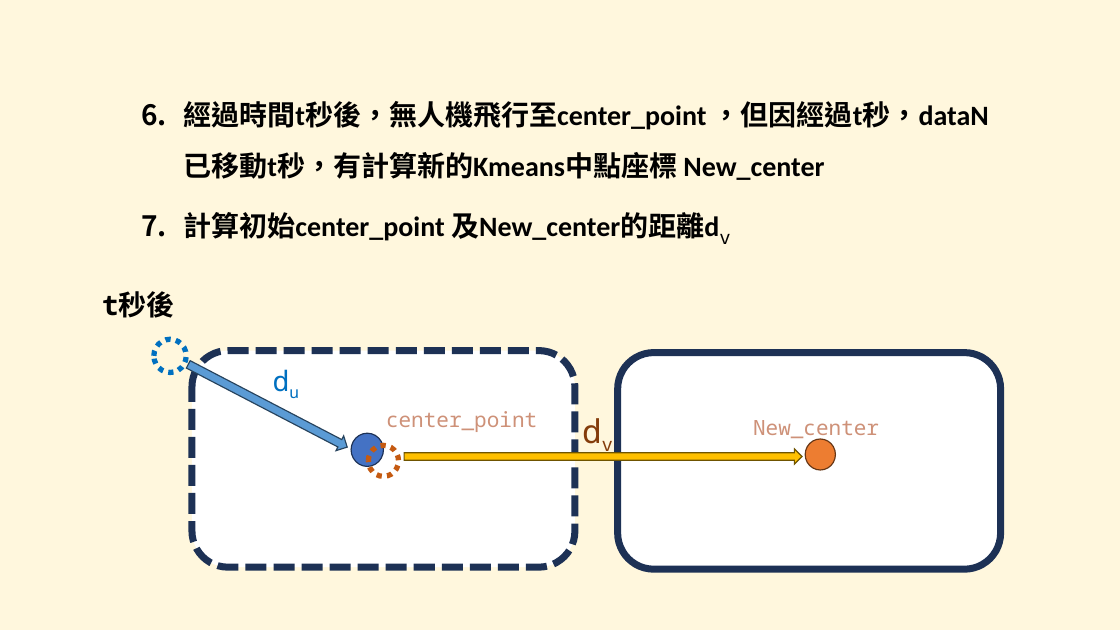
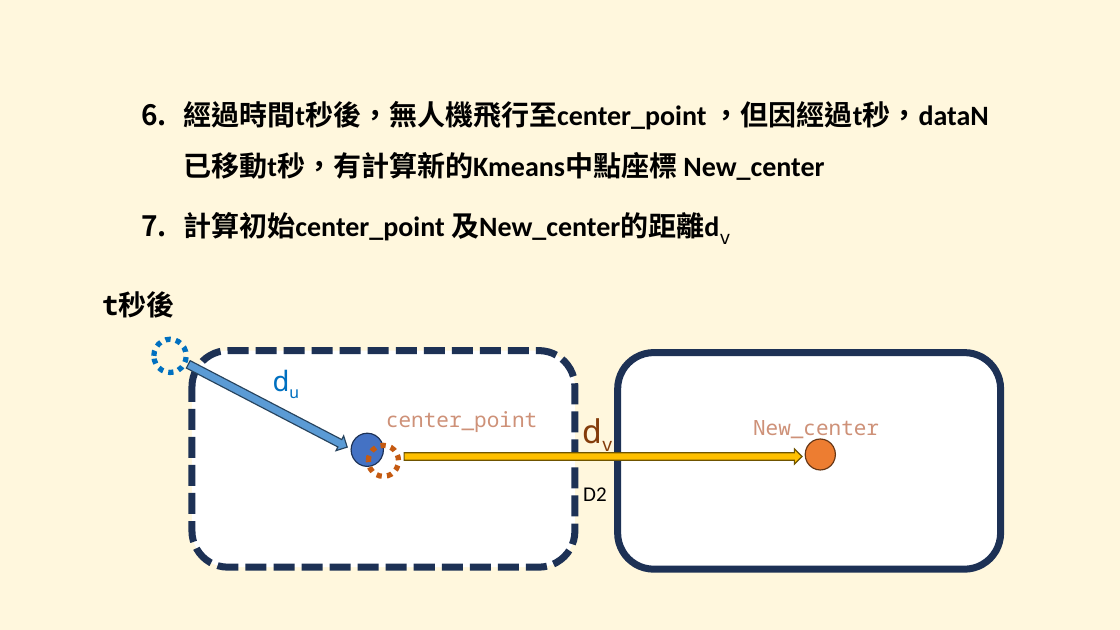
Before and after one commit to SJLin1002/SJ-Master-Thesis, a slide deck: slide 4 of 簡報1.pptx. Drawn at 1120x630 pixels with LibreOffice and Linux fonts; fonts in the diff are those of the drawing. Boxes give left, top, right and bottom in pixels: in the first picture for what was removed or moved away, otherwise in the second. Text is boxed around its words. In the diff, an @@ line names an element or a change of style, - is before the commit and + after.

```diff
--- a/簡報1.pptx
+++ b/簡報1.pptx
@@ text added at <box>583,487,607,501</box>, 18 pt, text #000000 @@
+D2
```
Also in this commit, not shown: 1 slide added, 1 slide removed, 4 other files.
